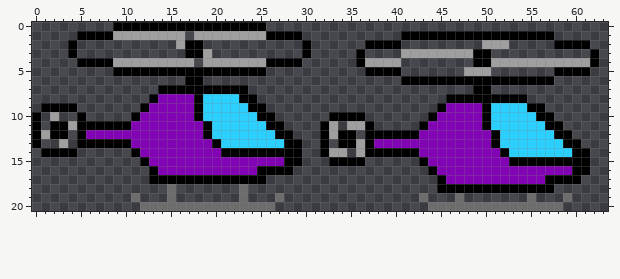
Pixel-art sprite, stored at assets/helo-sprite-sheet.png. The picture above was drawn from the file before the commit.
The file is 64x21 pixels. Colours within 5 levels of each other are drawn and written as one.
After the commit:
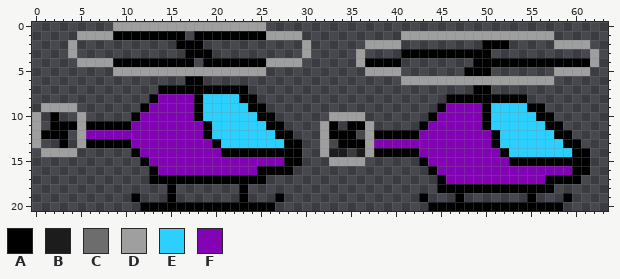
Palette (. is transparent): A #000000  B #1c1c1c  C #6d6d6d  D #9f9f9f  E #2bd0ff  F #8203b4
Commit message: help display update
Diff:
y 0: x 9..25 AAAAAAAAAAAAAAAAA -> DDDDDDDDDDDDDDDDD
y 1: x 5..16 AAAADDDDDDDD -> DDDDAAAAAAAA; x 18..29 DDDDDDDDAAAA -> AAAAAAAADDDD; x 41..57 AAAAAAAAAAAAAAAAA -> DDDDDDDDDDDDDDDDD
y 2: x 4 A -> D; x 16 D -> A; x 30 A -> D; x 37..40 AAAA -> DDDD; x 50..52 DDD -> AAA; x 58..61 AAAA -> DDDD
y 3: x 4 A -> D; x 19 D -> A; x 30 A -> D; x 36 A -> D; x 41..48 DDDDDDDD -> AAAAAAAA; x 62 A -> D
y 4: x 5..17 AAAADDDDDDDDD -> DDDDAAAAAAAAA; x 19..29 DDDDDDDAAAA -> AAAAAAADDDD; x 36..40 ADDDD -> DAAAA; x 51..62 DDDDDDDDDDDA -> AAAAAAAAAAAD
y 5: x 9..25 AAAAAAAAAAAAAAAAA -> DDDDDDDDDDDDDDDDD; x 37..40 AAAA -> DDDD; x 48..50 DDD -> AAA; x 58..61 AAAA -> DDDD
y 6: x 41..57 AAAAAAAAAAAAAAAAA -> DDDDDDDDDDDDDDDDD
y 9: x 1..4 AAAA -> DDDD
y 10: x 0 A -> D; x 2 D -> A; x 5 A -> D; x 33..36 AAAA -> DDDD
y 11: x 0 A -> D; x 4..5 DA -> AD; x 32..33 AD -> DA; x 35..37 DDA -> AAD
y 12: x 0..1 AD -> DA; x 5 A -> D; x 32..33 AD -> DA; x 37 A -> D
y 13: x 0 A -> D; x 3 D -> A; x 5 A -> D; x 32 A -> D; x 36..37 DA -> AD
y 14: x 1..4 AAAA -> DDDD; x 32..34 ADD -> DBB; x 36..37 DA -> BD
y 15: x 33..36 AAAA -> DDDD
y 18: x 15 C -> A; x 23 C -> A
y 19: x 11 C -> A; x 15 C -> A; x 23 C -> A; x 27 C -> A; x 43 C -> A; x 47 C -> A; x 55 C -> A; x 59 C -> A
y 20: x 12..26 CCCCCCCCCCCCCCC -> AAAAAAAAAAAAAAA; x 44..58 CCCCCCCCCCCCCCC -> AAAAAAAAAAAAAAA
Boxes around the changes in both pictures, in picture pixels (x1, y1, x2, y2):
changed: (68, 22, 311, 76)
changed: (320, 31, 599, 166)
changed: (32, 103, 86, 157)
changed: (131, 184, 284, 211)
changed: (419, 193, 572, 211)
